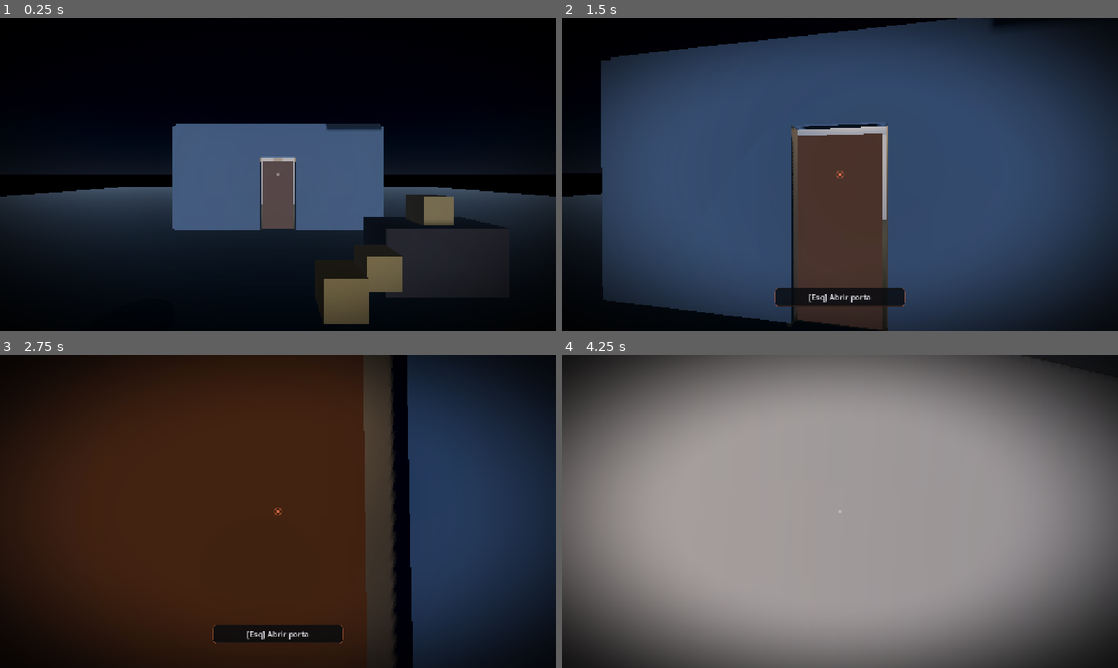
Above: before the commit, frames 1-4 (two rows, left to right).
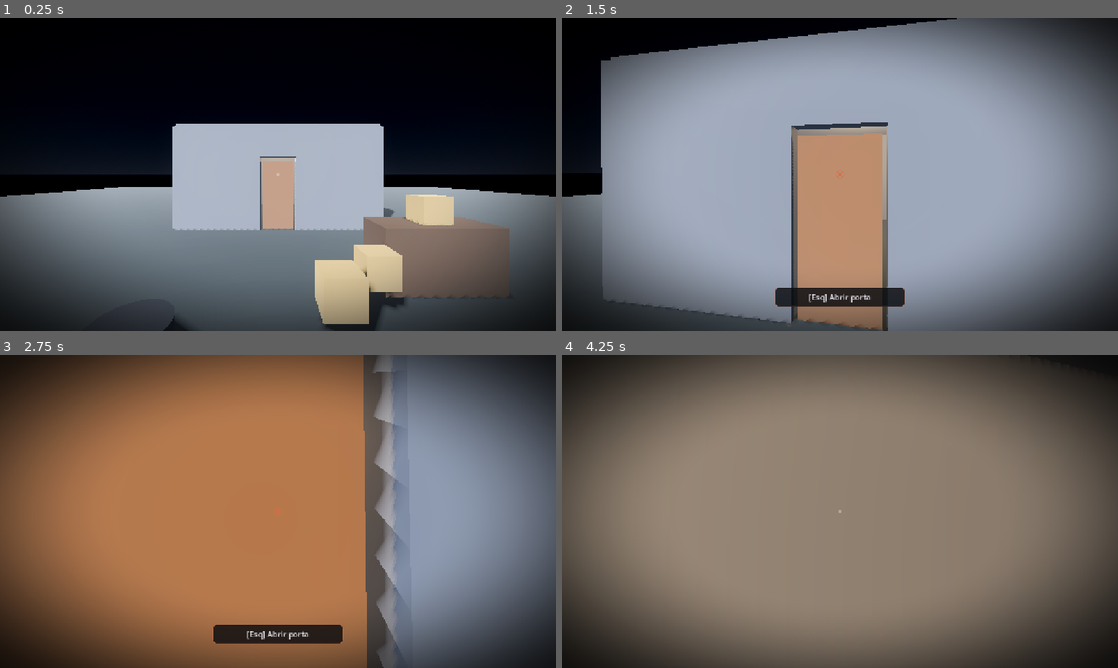
Above: after the commit, the same moments.

Repository: patrisck/mistline
Game: Godot game, scene res://scenes/world/test_map.tscn
Same seed, same stepped clock (60 frames per second), same inputs: the game is played once before the commit and once after it.
Inputs (mouse positions are in pixels of both pictures, inside the frame that each line leads up to):
- Up to frame 1 (0.25 s): no input
- Up to frame 2 (1.5 s): tap Enter at 0.5 s; move the mouse to (867, 174) at 0.52 s; press the mouse at (867, 174) at 0.53 s; hold W (move_forward) from 0.53 s (still down); tap Space (jump) at 0.77 s; move the mouse to (812, 174) at 1.27 s; release the mouse at (812, 174) at 1.28 s; tap Shift (sprint) at 1.35 s
- Up to frame 3 (2.75 s): keep holding W (move_forward); tap Space (jump) at 1.52 s; move the mouse to (289, 505) at 2.02 s; hold Right mouse button (throw) from 2.03 s (still down)
- Up to frame 4 (4.25 s): keep holding W (move_forward); move the mouse to (834, 517) at 2.77 s; release Right mouse button (throw) at 2.78 s; click (834, 517) at 2.85 s; tap Space (jump) at 3.02, 3.77 s; move the mouse to (878, 514) at 3.52 s; hold Shift (sprint) from 3.53 s (still down)

The runs differ from the first frame. In frame 1, 51% of the frame differs, in the area x 0-100%, y 33-100%; in frame 2, 88%; in frame 3, 96%, in the area x 0-100%, y 0-100%; in frame 4, 77%.

Commit message:
fix: ciclo dia/noite nao funcionava (sol/env nulos) + dia mais claro
Mesmo bug de NodePath do debug_bindings: as refs 'sun' e 'world_environment'
do DayNightCycle, exportadas via NodePath no .tscn, vinham nulas, entao
_apply() era no-op e o sol nunca mudava (cena so ficava escura).
Agora resolve os nos por nome a partir do pai (fallback).

Tambem: day_sun_energy 1.3 -> 1.7 e day_ambient_energy 0.85 -> 1.0, pra o
meio-dia ficar claramente "dia" (ver neblina de dia). Ajustavel no menu F1.

Co-Authored-By: Claude Opus 4.8 <noreply@anthropic.com>

Diff:
--- a/scripts/day_night_cycle.gd
+++ b/scripts/day_night_cycle.gd
@@ -19,10 +19,10 @@
 @export_group("Sol")
 @export var day_sun_color: Color = Color(0.92, 0.94, 1.0)
 @export var dusk_sun_color: Color = Color(1.0, 0.55, 0.3)
-@export var day_sun_energy: float = 1.3
+@export var day_sun_energy: float = 1.7
 
 @export_group("Ambiente / Névoa")
-@export var day_ambient_energy: float = 0.85
+@export var day_ambient_energy: float = 1.0
 @export var night_ambient_energy: float = 0.12
 @export var day_fog_color: Color = Color(0.66, 0.7, 0.76)
 @export var night_fog_color: Color = Color(0.1, 0.13, 0.2)
@@ -37,8 +37,18 @@
 
 func _ready() -> void:
 	time_of_day = start_time
+	# Resolve os nós por nome a partir do pai como fallback: NodePath exportado
+	# escrito à mão no .tscn nem sempre resolve (vinha nulo, quebrando o ciclo).
+	var root := get_parent()
+	if root != null:
+		if sun == null:
+			sun = root.get_node_or_null("Sun")
+		if world_environment == null:
+			world_environment = root.get_node_or_null("WorldEnvironment")
 	if world_environment != null:
 		_env = world_environment.environment
+	if sun == null:
+		push_warning("DayNightCycle: nó 'Sun' (DirectionalLight3D) não encontrado.")
 	_apply()
 
 
